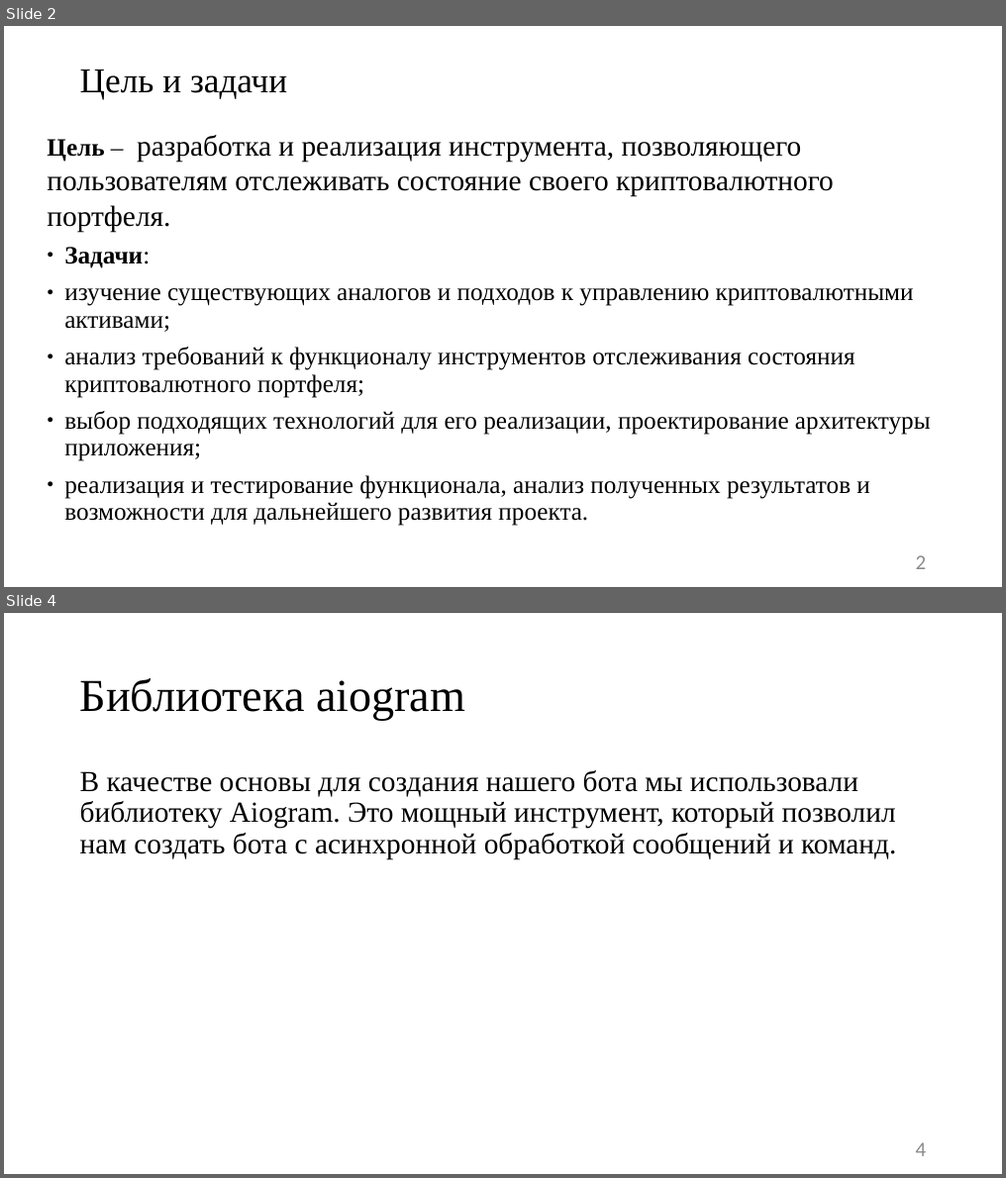
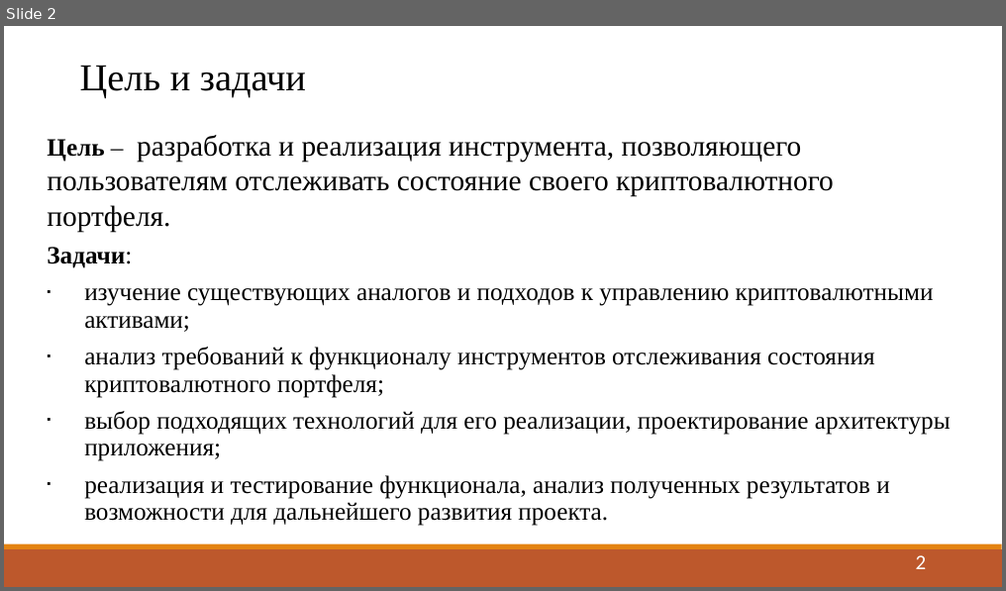
Before and after one commit to Toxich2012/kursovoi, a slide deck: presentvkr.pptx. Shown one above the other, each under a label of ours: slides 2 and 4 before the commit, slide 2 after it; the slides between them are not shown. The pictures are 1006x1178 and 1006x591 pixels, drawn with LibreOffice and Linux fonts; fonts in the diff are those of the drawing. Boxes give left, top, right and bottom in pixels: in the first picture for what was removed or moved away, otherwise in the second. Text is boxed around its words. In the diff, an @@ line names an element or a change of style, - is before the commit and + after.

```diff
--- a/presentvkr.pptx
+++ b/presentvkr.pptx
@@ slide 4 removed at bbox=[4, 613, 1002, 1174], background #FFFFFF @@
@@ text removed at bbox=[80, 678, 465, 721] @@
-Библиотека aiogram
@@ text removed at bbox=[80, 770, 896, 860] @@
-В качестве основы для создания нашего бота мы использовали библиотеку Aiogram. Это мощный инструмент, который позволил нам создать бота с асинхронной обработкой сообщений и команд.
@@ page number removed at bbox=[916, 1143, 927, 1157] @@
-4
@@ slide 2 changed as well @@
@@ text "Цель и задачи" at bbox=[80, 66, 306, 99]: size 33.6 to 36.6 pt; line spacing 0.9 to 0.7 @@
@@ text at bbox=[47, 247, 950, 526]: bullet ● to none; bullet ● to ▪ @@
@@ rectangle added at bbox=[4, 550, 1002, 587], fill #BD582C @@
@@ rectangle added at bbox=[4, 545, 1002, 550], fill #E48312 @@
@@ page number at bbox=[916, 556, 927, 570]: text colour #8B8B8B to #FFFFFF @@
```
Also in this commit, not shown: 6 other slides changed, 1 slide added, 2 other slides removed, 1 other file.
